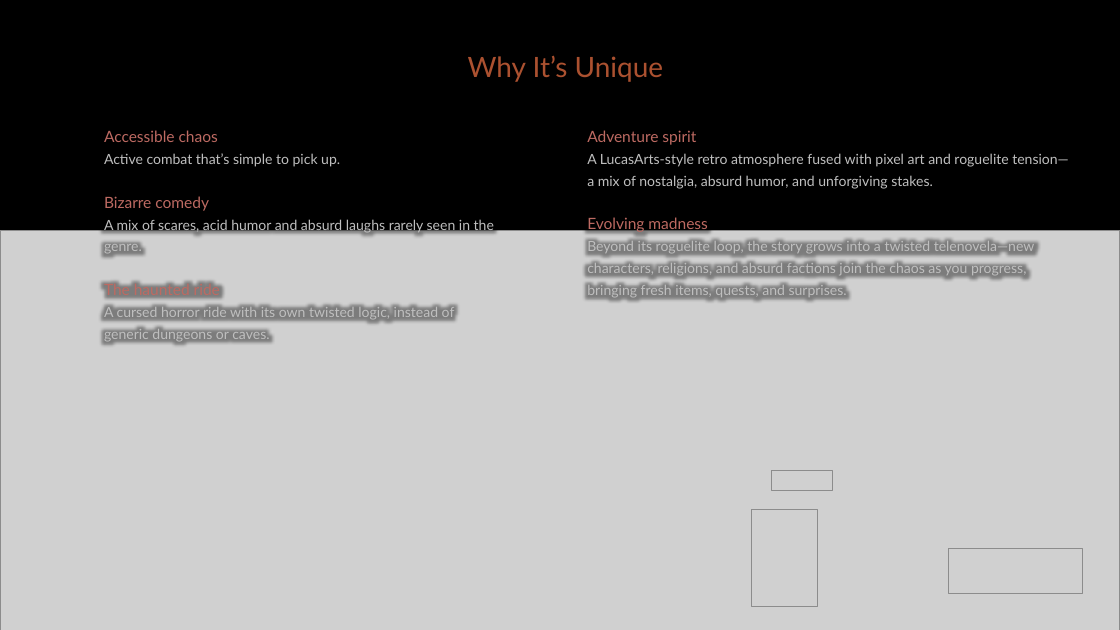
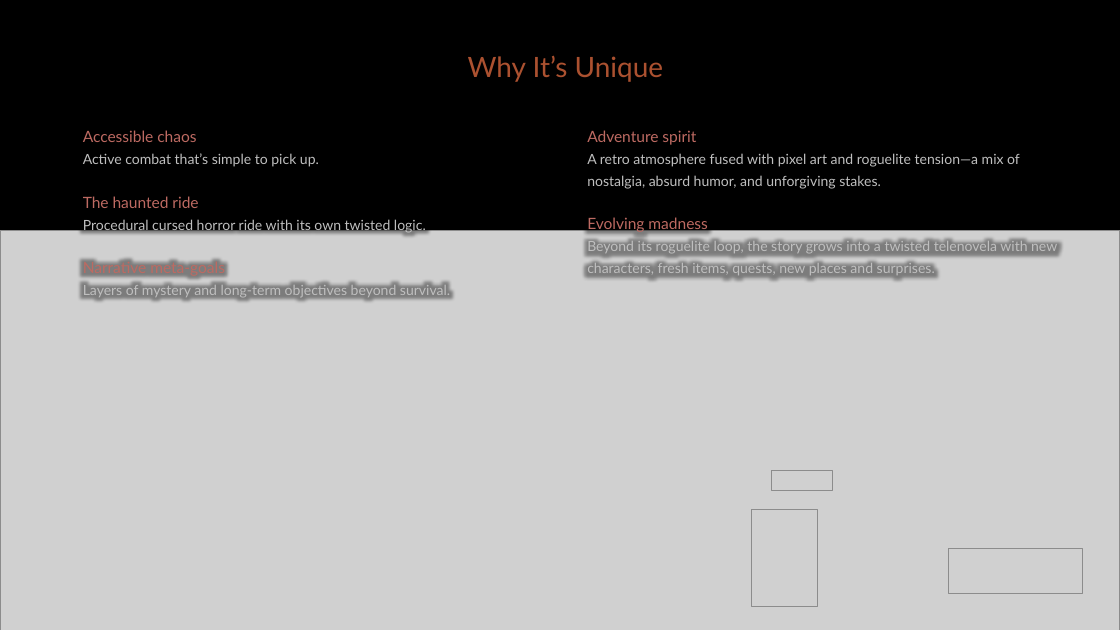
Before and after one commit to diegohcanepa/Remizione, a slide deck: slide 3 of Pitch Deck.pptx. Drawn at 1120x630 pixels with LibreOffice and Linux fonts; fonts in the diff are those of the drawing; grey boxes stand for pictures. Boxes give left, top, right and bottom in pixels: in the first picture for what was removed or moved away, otherwise in the second. Text is boxed around its words. In the diff, an @@ line names an element or a change of style, - is before the commit and + after.

Commit message:
Improved Pitch Deck

```diff
--- a/Pitch Deck.pptx
+++ b/Pitch Deck.pptx
@@ text "Accessible chaos": place and size @@
-text "Accessible chaos" at bbox=[104, 130, 494, 341]
+text "Accessible chaos" at bbox=[83, 130, 450, 297]
@@ subtitle at bbox=[587, 153, 1020, 189]: text changed @@
-A LucasArts-style retro atmosphere fused with pixel art and roguelite tension—a mix of nostalgia, absurd humor, and unforgiving stakes.
+A retro atmosphere fused with pixel art and roguelite tension—a mix of nostalgia, absurd humor, and unforgiving stakes.
@@ text at bbox=[104, 196, 494, 242]: paragraphs removed @@
-Bizarre comedy
-A mix of scares, acid humor and absurd laughs rarely seen in the genre.
@@ text at bbox=[83, 219, 450, 297]: text changed @@
-A cursed horror ride with its own twisted logic, instead of generic dungeons or caves.
+Procedural cursed horror ride with its own twisted logic.
+Narrative meta-goals
+Layers of mystery and long-term objectives beyond survival.
@@ subtitle at bbox=[587, 239, 1057, 275]: text changed @@
-Beyond its roguelite loop, the story grows into a twisted telenovela—new characters, religions, and absurd factions join the chaos as you progress, bringing fresh items, quests, and surprises.
+Beyond its roguelite loop, the story grows into a twisted telenovela with new characters, fresh items, quests, new places and surprises.
```
Also in this commit, not shown: 7 other slides changed, 2 slides added, 9 slides removed, 22 other files.
